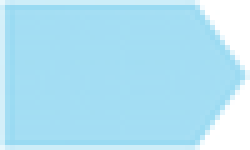
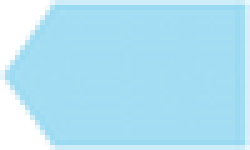
Two versions of the same layered image (250 x 150). Layer-by-layer changes:
painted on "New Layer" over (0, 0, 250, 150)
